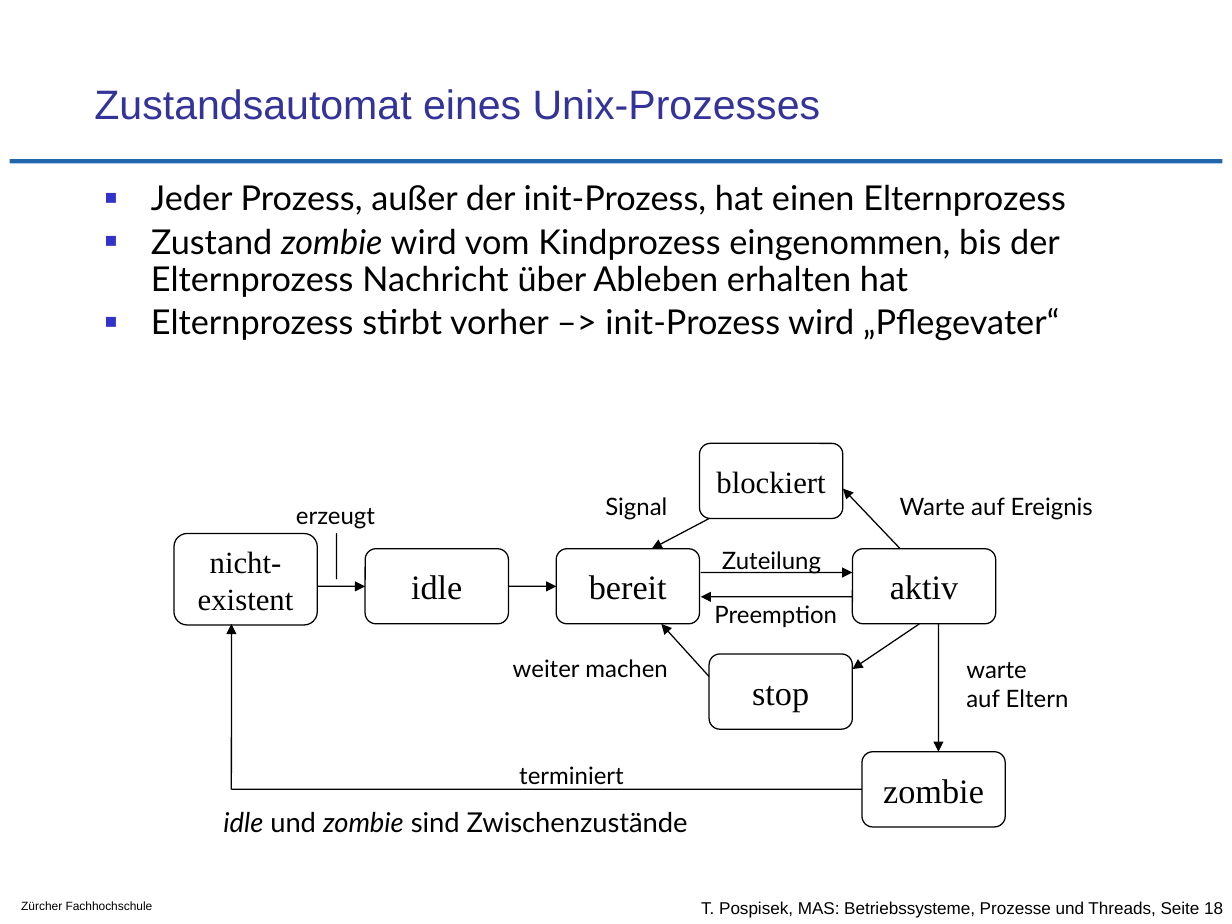
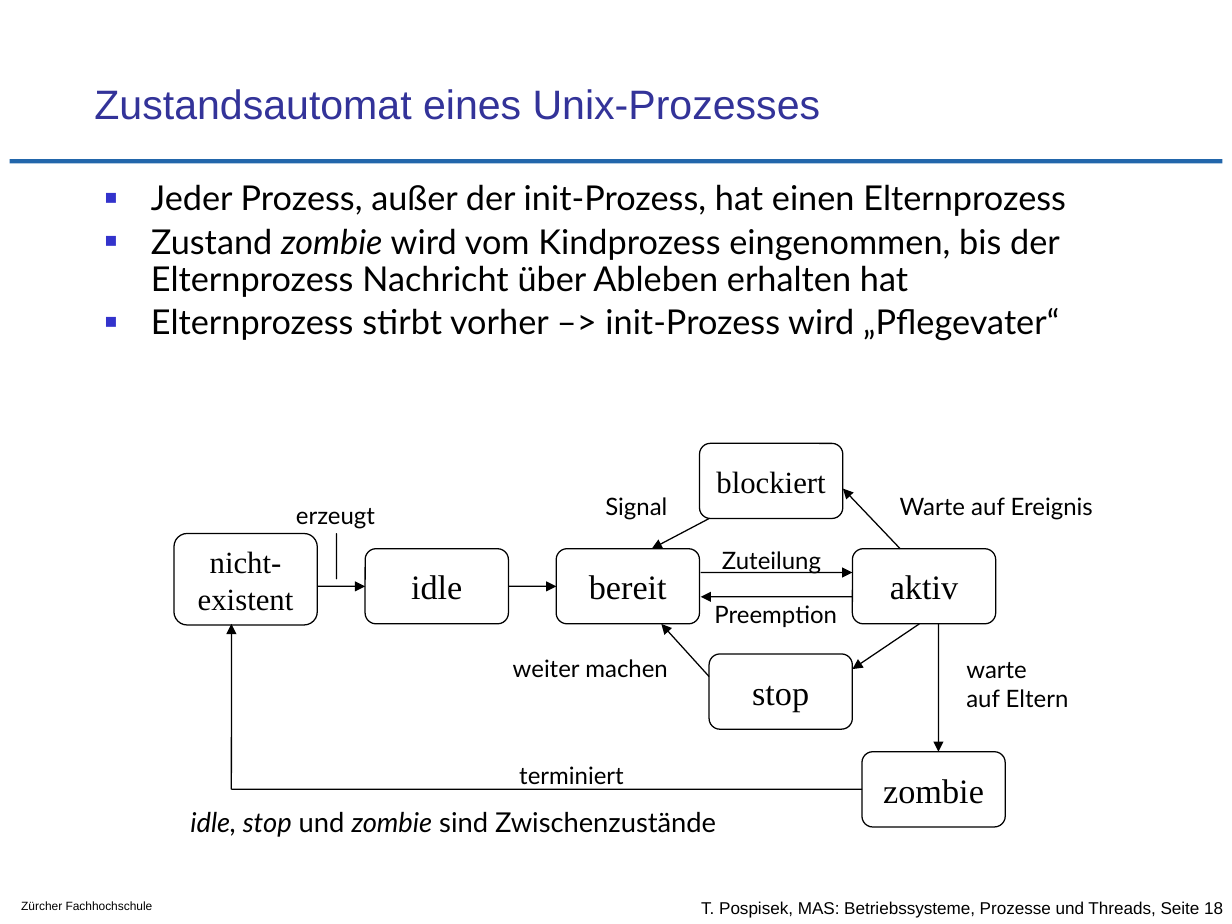
Before and after one commit to tpo/betriebssysteme, a slide deck: slide 18 of 05-2_Prozesse_und_Threads.odp. Drawn at 1232x924 pixels with LibreOffice and Linux fonts; fonts in the diff are those of the drawing; background and template pictures are left out. Boxes give left, top, right and bottom in pixels: in the first picture for what was removed or moved away, otherwise in the second. Text is boxed around its words. In the diff, an @@ line names an element or a change of style, - is before the commit and + after.

```diff
--- a/05-2_Prozesse_und_Threads.odp
+++ b/05-2_Prozesse_und_Threads.odp
@@ text at [190,812,716,837]: text changed @@
-idle und zombie sind Zwischenzustände
+idle, stop und zombie sind Zwischenzustände
```
Also in this commit, not shown: 5 other slides changed.
